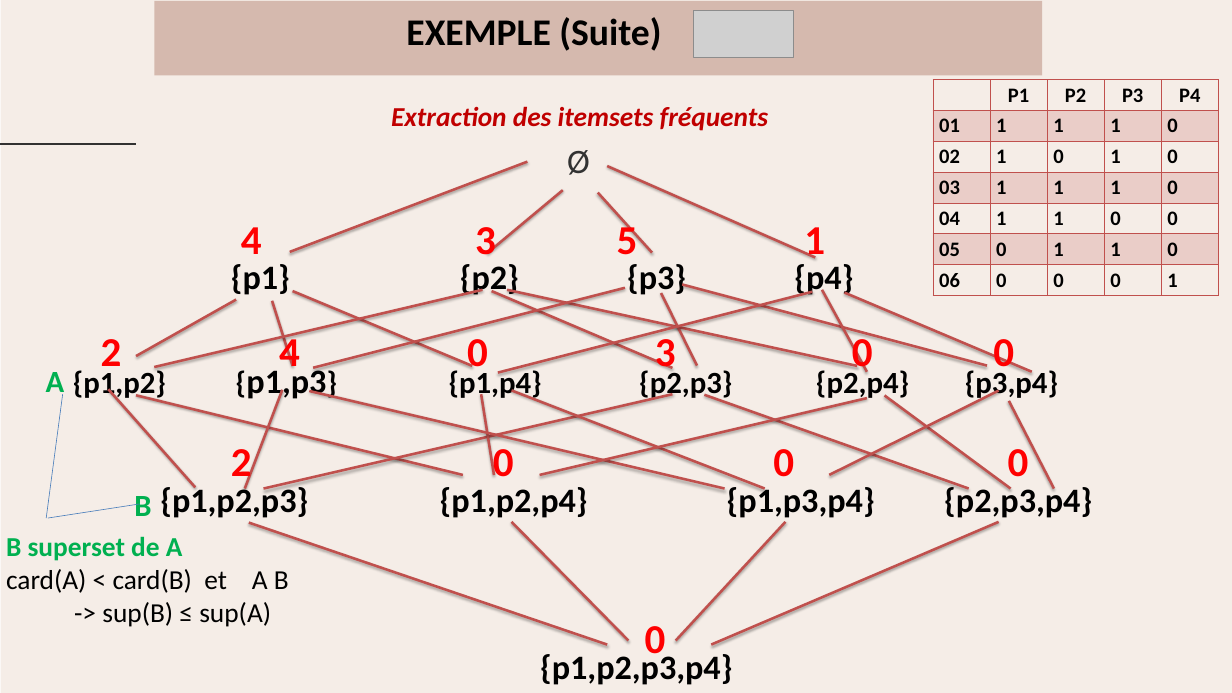
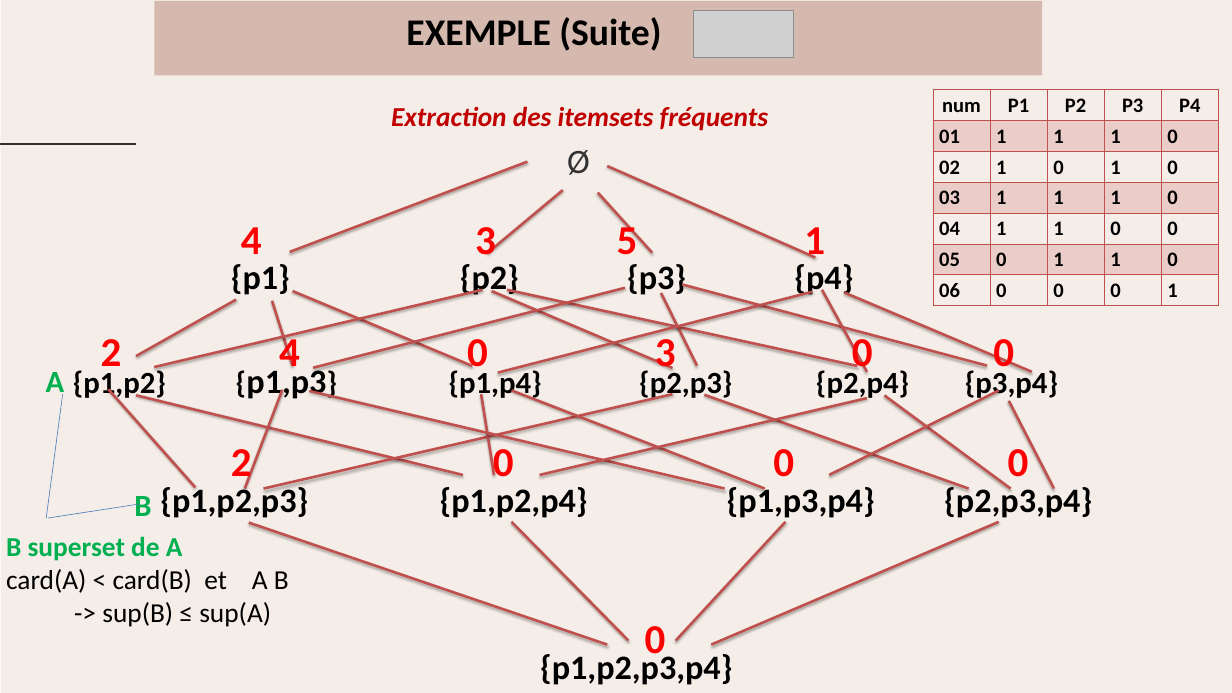
Before and after one commit to wassila90/projetADS, a slide deck: slide 10 of Présentation_Regles_association.pptx. Drawn at 1232x693 pixels with LibreOffice and Linux fonts; fonts in the diff are those of the drawing; grey boxes stand for pictures. Boxes give left, top, right and bottom in pixels: in the first picture for what was removed or moved away, otherwise in the second. Text is boxed around its words. In the diff, an @@ line names an element or a change of style, - is before the commit and + after.

```diff
--- a/Présentation_Regles_association.pptx
+++ b/Présentation_Regles_association.pptx
@@ table at <box>933,90,1220,306</box> @@
-row 1, column 1: 
+row 1, column 1: num
@@ table: place and size @@
-table at <box>933,79,1220,295</box>
+table at <box>933,90,1220,306</box>
```
Also in this commit, not shown: 4 other slides changed, 2 slides added.
